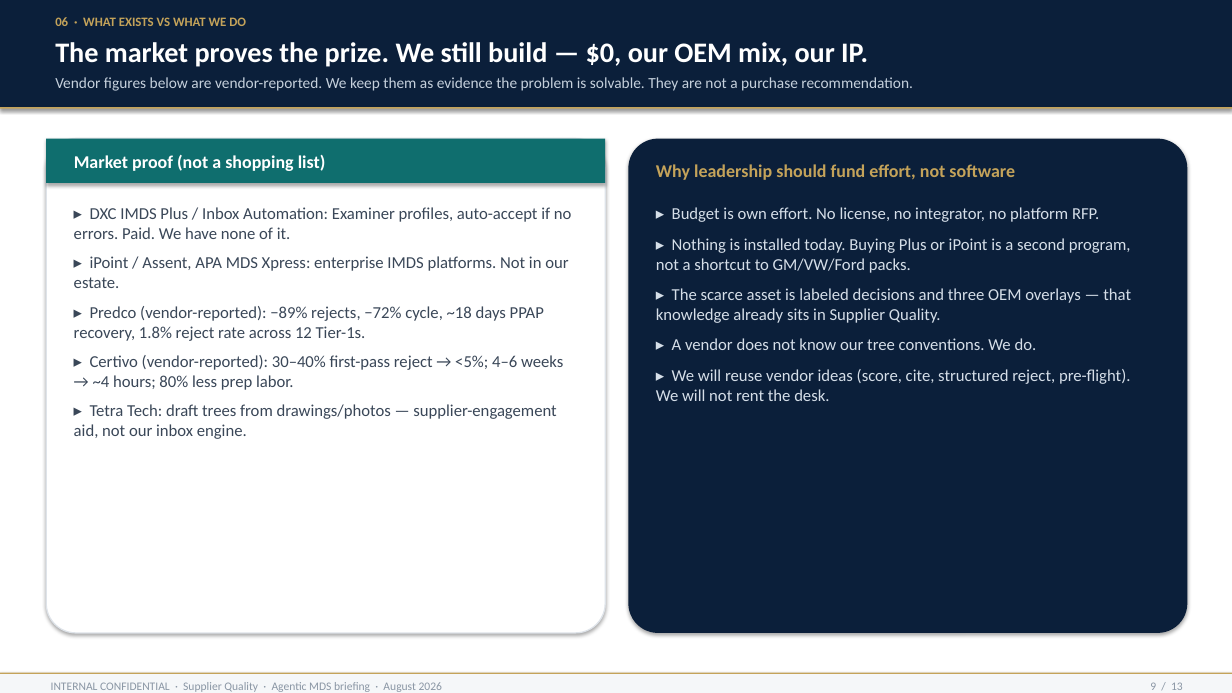
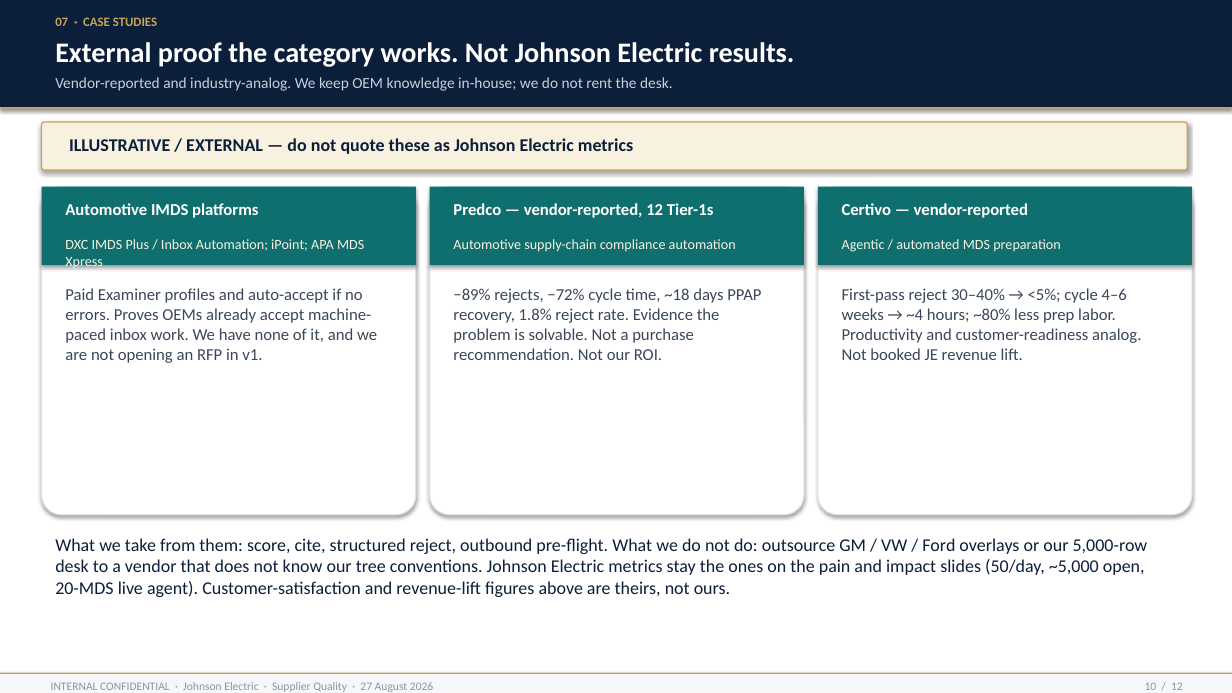
Before and after one commit to rockyforever8-sys/Agentic-MDS, a slide deck: slide 10 of docs/IMDS_Agentic_Workflow.pptx (slide 9 before the commit). Drawn at 1232x693 pixels with LibreOffice and Linux fonts; fonts in the diff are those of the drawing. Boxes give left, top, right and bottom in pixels: in the first picture for what was removed or moved away, otherwise in the second. Text is boxed around its words. In the diff, an @@ line names an element or a change of style, - is before the commit and + after.

```diff
--- a/docs/IMDS_Agentic_Workflow.pptx
+++ b/docs/IMDS_Agentic_Workflow.pptx
@@ text at (55, 17, 157, 26): text changed @@
-06 · WHAT EXISTS VS WHAT WE DO
+07 · CASE STUDIES
@@ text at (55, 42, 795, 67): text changed @@
-The market proves the prize. We still build — $0, our OEM mix, our IP.
+External proof the category works. Not Johnson Electric results.
@@ text at (55, 77, 673, 91): text changed @@
-Vendor figures below are vendor-reported. We keep them as evidence the problem is solvable. They are not a purchase recommendation.
+Vendor-reported and industry-analog. We keep OEM knowledge in-house; we do not rent the desk.
@@ rounded rectangle added at (42, 122, 1188, 170), fill #F8F1E0, outline #C4A35A 1 pt @@
@@ text added at (69, 138, 633, 154), 14 pt, text #0B1F3A, bold @@
+ILLUSTRATIVE / EXTERNAL — do not quote these as Johnson Electric metrics
@@ rounded rectangle removed at (628, 139, 1188, 633) @@
@@ text removed at (74, 155, 326, 171) @@
-Market proof (not a shopping list)
@@ text removed at (656, 164, 1015, 180) @@
-Why leadership should fund effort, not software
@@ rounded rectangle: place and size @@
-rounded rectangle at (46, 139, 605, 633)
+rounded rectangle at (42, 187, 416, 515)
@@ rectangle: place and size @@
-rectangle at (46, 139, 605, 183)
+rectangle at (42, 187, 416, 265)
@@ text added at (65, 203, 258, 218), 13 pt, text #FFFFFF, bold @@
+Automotive IMDS platforms
@@ text removed at (74, 207, 572, 439) @@
-▸ DXC IMDS Plus / Inbox Automation: Examiner profiles, auto-accept if no errors. Paid. We have none of it.
-▸ iPoint / Assent, APA MDS Xpress: enterprise IMDS platforms. Not in our estate.
-▸ Predco (vendor-reported): −89% rejects, −72% cycle, ~18 days PPAP recovery, 1.8% reject rate across 12 Tier-1s.
-▸ Certivo (vendor-reported): 30–40% first-pass reject → <5%; 4–6 weeks → ~4 hours; 80% less prep labor.
-▸ Tetra Tech: draft trees from drawings/photos — supplier-engagement aid, not our inbox engine.
@@ rounded rectangle added at (430, 187, 804, 515), fill #FFFFFF, outline #DEE3E9 1 pt @@
@@ rectangle added at (430, 187, 804, 265), fill #0F6E6E @@
@@ text added at (453, 203, 713, 218), 13 pt, text #FFFFFF, bold @@
+Predco — vendor-reported, 12 Tier-1s
@@ text removed at (656, 207, 1131, 401) @@
-▸ Budget is own effort. No license, no integrator, no platform RFP.
-▸ Nothing is installed today. Buying Plus or iPoint is a second program, not a shortcut to GM/VW/Ford packs.
-▸ The scarce asset is labeled decisions and three OEM overlays — that knowledge already sits in Supplier Quality.
-▸ A vendor does not know our tree conventions. We do.
-▸ We will reuse vendor ideas (score, cite, structured reject, pre-flight). We will not rent the desk.
@@ rounded rectangle added at (818, 187, 1192, 515), fill #FFFFFF, outline #DEE3E9 1 pt @@
@@ rectangle added at (818, 187, 1192, 265), fill #0F6E6E @@
@@ text added at (842, 203, 1028, 218), 13 pt, text #FFFFFF, bold @@
+Certivo — vendor-reported
@@ text added at (65, 239, 364, 270), 11 pt, text #F8F1E0 @@
+DXC IMDS Plus / Inbox Automation; iPoint; APA MDS Xpress
@@ text added at (453, 239, 736, 252), 11 pt, text #F8F1E0 @@
+Automotive supply-chain compliance automation
@@ text added at (842, 239, 1060, 252), 11 pt, text #F8F1E0 @@
+Agentic / automated MDS preparation
@@ text added at (65, 288, 377, 363), 13 pt, text #3A4758 @@
+Paid Examiner profiles and auto-accept if no errors. Proves OEMs already accept machine-paced inbox work. We have none of it, and we are not opening an RFP in v1.
@@ text added at (453, 288, 761, 360), 13 pt, text #3A4758 @@
+−89% rejects, −72% cycle time, ~18 days PPAP recovery, 1.8% reject rate. Evidence the problem is solvable. Not a purchase recommendation. Not our ROI.
@@ text added at (842, 288, 1141, 360), 13 pt, text #3A4758 @@
+First-pass reject 30–40% → <5%; cycle 4–6 weeks → ~4 hours; ~80% less prep labor. Productivity and customer-readiness analog. Not booked JE revenue lift.
@@ text added at (55, 538, 1148, 597), 14 pt, text #0B1F3A @@
+What we take from them: score, cite, structured reject, outbound pre-flight. What we do not do: outsource GM / VW / Ford overlays or our 5,000-row desk to a vendor that does not know our tree conventions. Johnson Electric metrics stay the ones on the pain and impact slides (50/day, ~5,000 open, 20-MDS live agent). Customer-satisfaction and revenue-lift figures above are theirs, not ours.
@@ text at (51, 682, 433, 692): text changed @@
-INTERNAL CONFIDENTIAL · Supplier Quality · Agentic MDS briefing · August 2026
+INTERNAL CONFIDENTIAL · Johnson Electric · Supplier Quality · 27 August 2026
@@ text at (1145, 682, 1183, 690): text changed @@
-9 / 13
+10 / 12
```
Also in this commit, not shown: 1 other slide changed, 10 slides added, 11 slides removed, 23 other files.
